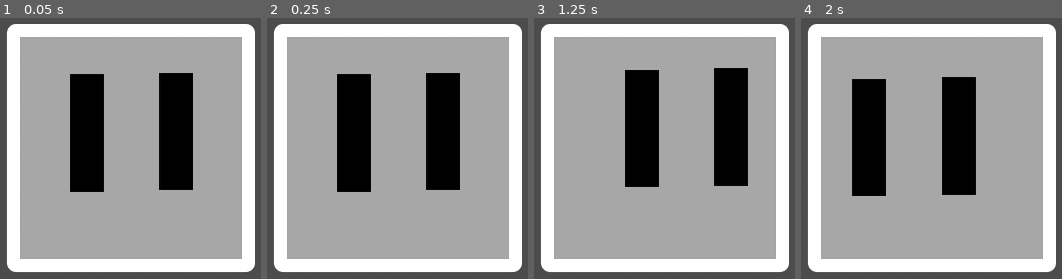
Above: before the commit, frames 1-4 (left to right).
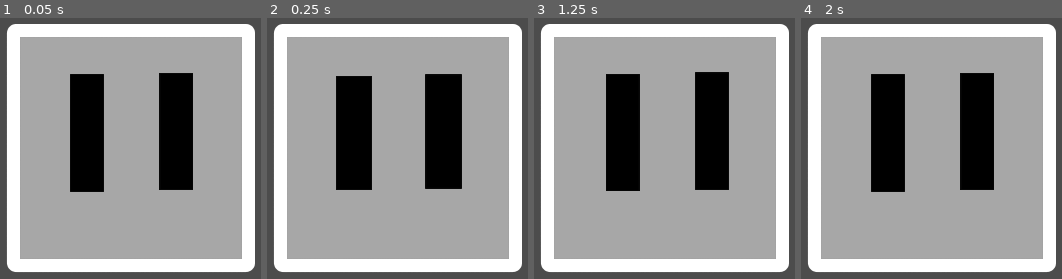
Above: after the commit, the same moments.

Repository: Cynthia7979/godot-projects
Game: Godot game, scene res://scenes/Pet.tscn
The game is run twice, just before and just after one commit, with the same random seed, the same clock (stepped at 60 frames per second) and the same inputs. The project has no main scene, so this scene is started directly.
Inputs (mouse positions are in pixels of both pictures, inside the frame that each line leads up to):
- Up to frame 1 (0.05 s): no input
- Up to frame 2 (0.25 s): no input
- Up to frame 3 (1.25 s): move the mouse to (outside the picture) at 0.52 s; click (outside the picture) at 0.6 s
- Up to frame 4 (2 s): move the mouse to (811, 177) at 1.27 s; click (811, 177) at 1.35 s

Frame 1 is identical in both runs. In frame 2, 1.1% of the frame differs, in the area x 26-75%, y 21-67%; in frame 3, 13%, in the area x 27-82%, y 19-67%; in frame 4, 13%.

Commit message:
feat: 'idle' mode after mouse stops moving

Diff:
--- a/Virtual Pet/project.godot
+++ b/Virtual Pet/project.godot
@@ -10,13 +10,12 @@
 
 [application]
 
-config/name="Virtual Pet"
+config/name="Cyber Pet"
 config/icon="res://icon.png"
 
 [display]
 
 window/size/width=600
-window/size/borderless=true
 window/stretch/mode="2d"
 window/stretch/aspect="keep"
 
--- a/Virtual Pet/scenes/Eye.tscn
+++ b/Virtual Pet/scenes/Eye.tscn
@@ -25,14 +25,14 @@
 "name": "squint",
 "speed": 5.0
 }, {
+"frames": [ ExtResource( 4 ) ],
+"loop": true,
+"name": ">.<",
+"speed": 5.0
+}, {
 "frames": [ ExtResource( 6 ) ],
 "loop": true,
 "name": "smiling",
-"speed": 5.0
-}, {
-"frames": [ ExtResource( 4 ) ],
-"loop": true,
-"name": ">.<",
 "speed": 5.0
 } ]
 
--- /dev/null
+++ b/Virtual Pet/scenes/Pet.gd
@@ -0,0 +1,167 @@
+extends Area2D
+
+
+var screen_resolution;
+var screen_radius;
+var mouse_speed_sequence = [];
+var last_mouse_position : Vector2;
+var in_idle_mode = false;
+var getting_pet = false;
+const center = Vector2(300, 300);
+const maximum_displacement_length = 70;  # In pixels
+
+
+# Called when the node enters the scene tree for the first time.
+func _ready():
+	screen_resolution = self.get_viewport().size;
+	screen_radius = sqrt(pow(screen_resolution.x, 2) + pow(screen_resolution.y, 2));
+	self.position = self.center;
+	$BlinkTimer.wait_time = rand_range(0, 3.0);
+	$BlinkTimer.start();
+	last_mouse_position = get_viewport().get_mouse_position();
+
+
+func _process(delta):
+	var new_mouse_position = get_viewport().get_mouse_position();
+	mouse_speed_sequence.append(
+		(last_mouse_position - new_mouse_position).length()
+	);
+	var sequence_of_interest = mouse_speed_sequence.slice(
+		mouse_speed_sequence.size()-90,
+		mouse_speed_sequence.size()
+	)
+	if avg(sequence_of_interest) <= 1:  # No large motions
+		if not self.in_idle_mode:
+			self.idle_mode(0.3);
+			self.in_idle_mode = true;
+	else:
+		self.in_idle_mode = false;
+	last_mouse_position = new_mouse_position;
+
+	if Input.is_action_just_released("left_click"):
+		get_tree().call_group('eye', 'blink', 0.5);
+		$BlinkTimer.stop();
+		$BlinkTimer.start();
+
+
+func _input(event):
+	if event is InputEventMouseMotion:
+		# I actually don't know why but sometimes it's triggered without
+		# moving the mouse
+		if last_mouse_position == event.position:
+			return;
+		# We want to keep the eye inside the body
+		# Meanwhile move it to a point on a line between the mouse and the origin
+		# Depending on how far the mouse is from the origin
+		var mouse_pos = event.position - self.center;
+		print(mouse_pos);
+		var distance = mouse_pos.length();
+		# First rotate the path we're going to follow
+		var direction;
+		if mouse_pos.x == 0 and mouse_pos.y == 0:
+			$Eyes.position = Vector2.ZERO;
+			return;  # No need to move eyes. Return to center.
+		if mouse_pos.x > 0:
+			# First or fourth quadrant, use atan() directly
+			direction = atan(mouse_pos.y / float(mouse_pos.x));
+		elif mouse_pos.x < 0:
+			# Second or third quadrant, atan() + pi
+			direction = atan(mouse_pos.y / float(mouse_pos.x)) + PI;
+		elif mouse_pos.x == 0:
+			direction = PI / 2.0 if mouse_pos.y > 0 else - PI / 2.0;
+		else:  # y == 0
+			direction = 0.0 if mouse_pos.x > 0 else 3 * PI / 2.0;
+
+		# You know what? Screw that. I'm gonna freaking do it myself.
+		var r = clamp_displacement_length(distance);
+		# No need to add self.center because child's position is already relative.
+		$Eyes.position = Vector2(r * cos(direction), r * sin(direction))
+		# And it works. Take that you muffin!
+		# (28 lines of buggy codes deleted)
+
+
+func clamp_displacement_length(r):
+	# A curve that approaches the maximum length smoothly
+	# Plug this into geogebra if you want to configure.
+	# No docs here because I hate myself
+	return (
+		(
+			0.65 * maximum_displacement_length * atan(
+				0.015 * (r - 100)
+			)
+		) / (PI / 2) + maximum_displacement_length / 2 - (
+			(
+				0.65 * maximum_displacement_length * atan(
+					0.015 * (0 - 100)
+				)
+			) / (PI / 2) + maximum_displacement_length / 2
+		)
+	)
+
+
+func _on_BlinkTimer_timeout():
+	if randi() % 2 == 1:  # Single blink
+		get_tree().call_group('eye', 'blink', 0.5);
+		$BlinkTimer.wait_time = rand_range(2.0, 5.0);
+		$BlinkTimer.start();
+	else:  # Double blink
+		get_tree().call_group('eye', 'blink', 0.5);
+		get_tree().call_group('eye', 'blink', 0.5);
+		$BlinkTimer.wait_time = rand_range(3.0, 6.0);
+		$BlinkTimer.start();
+
+
+func idle_mode(animation_length: float):
+	print('idle mode triggered. Speed:', 1 / animation_length)
+	# Adjust speed of AnimationPlayer to preferred length (seconds)
+	# Originall animation duration is 1s
+	$EyeAnimationPlayer.set_speed_scale(1 / animation_length);
+	$EyeAnimationPlayer.current_animation = 'eye_return';
+	# Adjust initial position values to current ones
+	var animation = $EyeAnimationPlayer.get_animation('eye_return');
+	var track_position = animation.find_track('Eyes:position');
+	animation.track_set_key_value(track_position, 0, $Eyes.position);
+	animation.track_set_key_value(track_position, 1, $Eyes.position * 0.8)
+	animation.track_set_key_value(track_position, 2, $Eyes.position * 0.1);
+	# Play the animtaion
+	$EyeAnimationPlayer.play();
+
+
+func get_pet():
+	if self.getting_pet and $BodyAnimationPlayer.get_queue().size() < 5:
+		$BodyAnimationPlayer.queue('getting_pet_manual');  # TODO: randomize animation
+		# Real-time generation maybe?
+
+
+func generate_animations_getting_pet():
+	pass  # TODO, remember to move both eyes and body, see getting_pet_manual
+
+
+func _on_Pet_mouse_entered():
+	# Check if it is being pet
+	var recent_motion_sequence = map(mouse_speed_sequence, "abs_").slice(
+		mouse_speed_sequence.size() - 120,
+		mouse_speed_sequence.size()
+	);
+	if avg(recent_motion_sequence) <= 200 and avg(recent_motion_sequence) > 10:
+		self.get_pet();
+
+
+static func avg(l: Array):
+	var sum = 0.0;
+	for item in l:
+		sum += item;
+	return sum / float(l.size());
+
+
+# Very, very ugly implementation
+static func abs_(k):
+	return abs(k);
+
+
+# This IS static what do you mean it's non-static
+func map(l: Array, f):
+	var new_l = [];
+	for item in l:
+		new_l.append(call(f, item));
+	return new_l;
--- a/Virtual Pet/scenes/Pet.tscn
+++ b/Virtual Pet/scenes/Pet.tscn
@@ -1,8 +1,61 @@
-[gd_scene load_steps=6 format=2]
+[gd_scene load_steps=11 format=2]
 
 [ext_resource path="res://assets/body.png" type="Texture" id=1]
 [ext_resource path="res://scenes/Eye.tscn" type="PackedScene" id=2]
-[ext_resource path="res://scenes/PetEyeControl.gd" type="Script" id=3]
+[ext_resource path="res://scenes/Pet.gd" type="Script" id=3]
+
+[sub_resource type="Shader" id=3]
+code = "shader_type canvas_item;
+
+uniform float width = 64;
+uniform float height = 64;
+uniform vec2 mouse_position = vec2(0, 0);
+
+void fragment() {
+	vec2 uv = UV;
+
+	// map skew to [-0.5, 0.5]
+	float skew_x = mouse_position.x / width;
+	float skew_y = mouse_position.y / height;
+
+	// map to [-0.5, 0.5]
+	uv.x = (uv.x - 0.5);
+	uv.y = (uv.y - 0.5);
+
+	// ratio - how far are currnet point from mouse position
+	float sx = 1.0 - (uv.x * skew_x);
+	float sy = 1.0 - (uv.y * skew_y);
+
+	// calculate z (depth) depending on ratio
+	float z = 1.0 + (sx * sy) / 2.0;
+	// correct perspective for given point
+	uv.x = uv.x / z;
+	uv.y = uv.y / z;
+
+	// scale a bit down a reset mapping from [-0.5, 0.5] to [0, 1]
+	uv.x = uv.x / 0.45 + 0.5;
+	uv.y = uv.y / 0.45 + 0.5;
+	COLOR = texture(TEXTURE, uv);
+
+	// if uv outside texture - then use transparent color
+	if (uv.x < 0.0 || uv.x > 1.0) {
+		COLOR.a = 0.0;
+	} else if (uv.y < 0.0 || uv.y > 1.0) {
+		COLOR.a = 0.0;
+	} else {
+		// brightness
+		float brightness = 1.0 - mouse_position.y / (height / 2.0) * 0.2;
+		COLOR.rgb = texture(TEXTURE, uv, 1.0).rgb * brightness;
+
+		COLOR.a = texture(TEXTURE, uv, 1.0).a;
+	}
+}"
+
+[sub_resource type="ShaderMaterial" id=4]
+shader = SubResource( 3 )
+shader_param/width = 64.0
+shader_param/height = 64.0
+shader_param/mouse_position = Vector2( 0, 0 )
 
 [sub_resource type="RectangleShape2D" id=1]
 extents = Vector2( 248, 247 )
@@ -12,14 +65,117 @@
 "points": PoolVector2Array( 0, 0, 0, 0, 0, -1, 0, 0, 0, 0, 121, -1 )
 }
 
+[sub_resource type="Animation" id=5]
+length = 0.001
+tracks/0/type = "bezier"
+tracks/0/path = NodePath("Eyes:position:x")
+tracks/0/interp = 1
+tracks/0/loop_wrap = true
+tracks/0/imported = false
+tracks/0/enabled = true
+tracks/0/keys = {
+"points": PoolRealArray( 0, -0.25, 0, 0.25, 0 ),
+"times": PoolRealArray( 0 )
+}
+tracks/1/type = "bezier"
+tracks/1/path = NodePath("Eyes:position:y")
+tracks/1/interp = 1
+tracks/1/loop_wrap = true
+tracks/1/imported = false
+tracks/1/enabled = true
+tracks/1/keys = {
+"points": PoolRealArray( 0, -0.25, 0, 0.25, 0 ),
+"times": PoolRealArray( 0 )
+}
+tracks/2/type = "value"
+tracks/2/path = NodePath("Eyes:position")
+tracks/2/interp = 1
+tracks/2/loop_wrap = true
+tracks/2/imported = false
+tracks/2/enabled = true
+tracks/2/keys = {
+"times": PoolRealArray( 0 ),
+"transitions": PoolRealArray( 1 ),
+"update": 0,
+"values": [ Vector2( 0, 0 ) ]
+}
+
+[sub_resource type="Animation" id=6]
+resource_name = "eye_return"
+tracks/0/type = "value"
+tracks/0/path = NodePath("Eyes:position")
+tracks/0/interp = 2
+tracks/0/loop_wrap = true
+tracks/0/imported = false
+tracks/0/enabled = true
+tracks/0/keys = {
+"times": PoolRealArray( 0, 0.3, 0.7, 1 ),
+"transitions": PoolRealArray( 1, 1, 1, 1 ),
+"update": 0,
+"values": [ Vector2( 0, 0 ), Vector2( 4.63557, 4.63557 ), Vector2( 10, 10 ), Vector2( 0, 0 ) ]
+}
+
+[sub_resource type="Animation" id=7]
+resource_name = "getting_pet_manual"
+tracks/0/type = "value"
+tracks/0/path = NodePath("BodySprite:scale")
+tracks/0/interp = 2
+tracks/0/loop_wrap = true
+tracks/0/imported = false
+tracks/0/enabled = true
+tracks/0/keys = {
+"times": PoolRealArray( 0, 0.2, 0.4, 0.6, 0.8, 1 ),
+"transitions": PoolRealArray( 1, 1, 1, 1, 1, 1 ),
+"update": 0,
+"values": [ Vector2( 1, 1 ), Vector2( 1, 1.643 ), Vector2( 1, 0.503 ), Vector2( 1, 1.298 ), Vector2( 1, 0.787 ), Vector2( 1, 1 ) ]
+}
+tracks/1/type = "value"
+tracks/1/path = NodePath("CollisionShape2D:scale")
+tracks/1/interp = 2
+tracks/1/loop_wrap = true
+tracks/1/imported = false
+tracks/1/enabled = true
+tracks/1/keys = {
+"times": PoolRealArray( 0, 0.2, 0.4, 0.6, 0.8, 1 ),
+"transitions": PoolRealArray( 1, 1, 1, 1, 1, 1 ),
+"update": 0,
+"values": [ Vector2( 1, 1 ), Vector2( 1, 1.643 ), Vector2( 1, 0.503 ), Vector2( 1, 1.298 ), Vector2( 1, 0.787 ), Vector2( 1, 1 ) ]
+}
+tracks/2/type = "value"
+tracks/2/path = NodePath("BodySprite:position")
+tracks/2/interp = 1
+tracks/2/loop_wrap = true
+tracks/2/imported = false
+tracks/2/enabled = true
+tracks/2/keys = {
+"times": PoolRealArray( 0, 0.2, 0.4, 0.6, 0.8, 1, 1.001 ),
+"transitions": PoolRealArray( 1, 1, 1, 1, 1, 1, 1 ),
+"update": 0,
+"values": [ Vector2( 0, 0 ), Vector2( 0, -100 ), Vector2( 0, 100 ), Vector2( 0, -80 ), Vector2( 0, 50 ), Vector2( 0, 0 ), Vector2( 0, 0 ) ]
+}
+tracks/3/type = "value"
+tracks/3/path = NodePath("CollisionShape2D:position")
+tracks/3/interp = 1
+tracks/3/loop_wrap = true
+tracks/3/imported = false
+tracks/3/enabled = true
+tracks/3/keys = {
+"times": PoolRealArray( 0, 0.2, 0.4, 0.6, 0.8, 1, 1.001 ),
+"transitions": PoolRealArray( 1, 1, 1, 1, 1, 1, 1 ),
+"update": 0,
+"values": [ Vector2( 0, -2 ), Vector2( 0, -100 ), Vector2( 0, 100 ), Vector2( 0, -80 ), Vector2( 0, 50 ), Vector2( 0, -2 ), Vector2( 0, -2 ) ]
+}
+
 [node name="Pet" type="Area2D"]
+material = SubResource( 4 )
 scale = Vector2( 0.5, 0.5 )
 script = ExtResource( 3 )
 
-[node name="Sprite" type="Sprite" parent="."]
+[node name="BodySprite" type="Sprite" parent="."]
 texture = ExtResource( 1 )
 
 [node name="CollisionShape2D" type="CollisionShape2D" parent="."]
+position = Vector2( 0, -2 )
 shape = SubResource( 1 )
 
 [node name="Eyes" type="Node2D" parent="."]
@@ -45,5 +201,13 @@
 wait_time = 4.0
 one_shot = true
 
+[node name="EyeAnimationPlayer" type="AnimationPlayer" parent="."]
+anims/RESET = SubResource( 5 )
+anims/eye_return = SubResource( 6 )
+
+[node name="BodyAnimationPlayer" type="AnimationPlayer" parent="."]
+anims/getting_pet_manual = SubResource( 7 )
+
+[connection signal="mouse_entered" from="." to="." method="_on_Pet_mouse_entered"]
 [connection signal="item_rect_changed" from="EyeMovementPath" to="EyeMovementPath/PathFollow2D" method="_on_EyeMovementPath_item_rect_changed"]
 [connection signal="timeout" from="BlinkTimer" to="." method="_on_BlinkTimer_timeout"]
--- a/Virtual Pet/scenes/PetEyeControl.gd
+++ /dev/null
@@ -1,92 +0,0 @@
-extends Area2D
-
-
-var screen_resolution;
-var screen_radius;
-const center = Vector2(300, 300);
-const maximum_displacement_length = 70;  # In pixels
-
-
-# Called when the node enters the scene tree for the first time.
-func _ready():
-	screen_resolution = self.get_viewport().size;
-	screen_radius = sqrt(pow(screen_resolution.x, 2) + pow(screen_resolution.y, 2));
-	self.position = self.center;
-	$BlinkTimer.wait_time = rand_range(0, 3.0);
-	$BlinkTimer.start()
-
-
-func _process(delta):
-	if Input.is_action_just_released("left_click"):
-		get_tree().call_group('eye', 'blink', 0.5);
-		$BlinkTimer.stop();
-		$BlinkTimer.start();
-
-
-func _input(event):
-	if event is InputEventMouseMotion:
-		# We want to keep the eye inside the body
-		# Meanwhile move it to a point on a line between the mouse and the origin
-		# Depending on how far the mouse is from the origin
-		var mouse_pos = event.position - self.center;
-		print(mouse_pos);
-		var distance = mouse_pos.length();
-		# First rotate the path we're going to follow
-		var direction;
-		if mouse_pos.x == 0 and mouse_pos.y == 0:
-			$Eyes.position = Vector2.ZERO;
-			return;  # No need to move eyes. Return to center.
-		if mouse_pos.x > 0:
-			# First or fourth quadrant, use atan() directly
-			direction = atan(mouse_pos.y / float(mouse_pos.x));
-		elif mouse_pos.x < 0:
-			# Second or third quadrant, atan() + pi
-			direction = atan(mouse_pos.y / float(mouse_pos.x)) + PI;
-		elif mouse_pos.x == 0:
-			direction = PI / 2.0 if mouse_pos.y > 0 else - PI / 2.0;
-		else:  # y == 0
-			direction = 0.0 if mouse_pos.x > 0 else 3 * PI / 2.0;
-
-		# You know what? Screw that. I'm gonna freaking do it myself.
-		var r = clamp_displacement_length(distance);
-		# No need to add self.center because child's position is already relative.
-		$Eyes.position = Vector2(r * cos(direction), r * sin(direction))
-		# And it works. Take that you muffin!
-		# (28 lines of buggy codes deleted)
-
-func clamp_displacement_length(r):
-#	var k = 0.0008;  # Makes it smoother
-#	var b = 60;  # Translates the curve horizontally
-#	var x_intercept = (1 / (k * maximum_displacement_length)) + b;
-#	if r <= x_intercept: return r / 5.0;
-#	else:
-#		return (1 / (-k * (r - b))) + maximum_displacement_length;
-#	# A curve that approaches the maximum length smoothly
-
-	# Plug this into geogebra if you want to configure.
-	# No docs here because I hate myself
-	return (
-		(
-			0.65 * maximum_displacement_length * atan(
-				0.015 * (r - 100)
-			)
-		) / (PI / 2) + maximum_displacement_length / 2 - (
-			(
-				0.65 * maximum_displacement_length * atan(
-					0.015 * (0 - 100)
-				)
-			) / (PI / 2) + maximum_displacement_length / 2
-		)
-	)
-
-
-func _on_BlinkTimer_timeout():
-	if randi() % 2 == 1:  # Single blink
-		get_tree().call_group('eye', 'blink', 0.5);
-		$BlinkTimer.wait_time = rand_range(2.0, 5.0);
-		$BlinkTimer.start();
-	else:  # Double blink
-		get_tree().call_group('eye', 'blink', 0.5);
-		get_tree().call_group('eye', 'blink', 0.5);
-		$BlinkTimer.wait_time = rand_range(3.0, 6.0);
-		$BlinkTimer.start();
